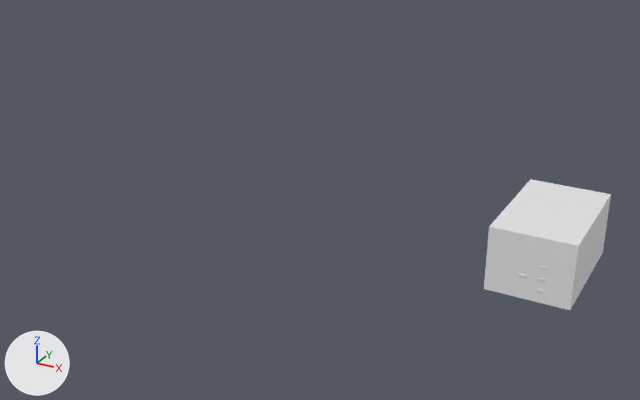
The FBX model Cooking Sim/Assets/Models/Kitchen/Koelcel.fbx: old version first, new version second.
Before and after are seen from a 50 mm camera at (24.1, -23.0, 12.7) aimed at (10.4, 1.8, 0.3). Lighting does not change. The marker at lower left points along +X, +Y and +Z. The older version comes first. Where no turn or scale is listed for an object, it has been applied to the vertices.

Names of what the first picture shows: 'Floor.001', 'Floor.002'.
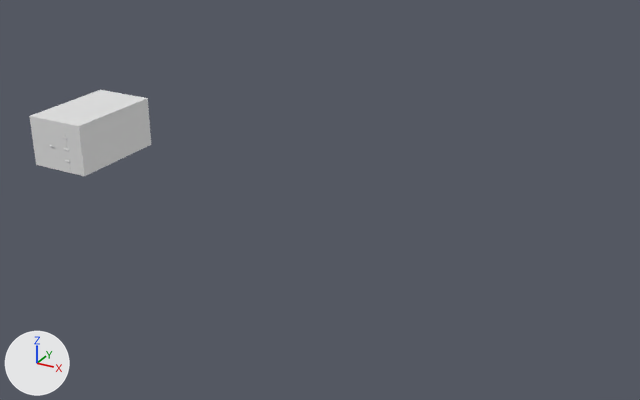
Commit message: koelcel aangepast

What differs and where, as boxes (x1, y1, x2, y2) in the pictures (640 x 400 px):
'Floor.002', deleted
    before: (484, 179, 611, 310)
'Koelcel', added
    after: (29, 90, 151, 176)
'Floor.001', moved, rescaled
    before: (513, 249, 546, 303)
    after: (44, 122, 70, 173)

The change, as a list of edits to the scene's bpy script:
```text
Add me_cube_026_1:
    me_cube_026_1.from_pydata(...)  # 24 vertices, 19 faces; spans x -1.25..1.25, y 0.01..4.0, z 0.0..2.0
Change ob_floor_001:
    ob_floor_001.location: (19.07, -0.99, 0.0) -> (0.53, 0.0, 0.0)
    ob_floor_001.scale: (0.01, 0.01, 0.01) -> (0.0127, 0.0127, 0.01)
Remove ob_floor_002:
    ob_floor_002 = bpy.data.objects.new('Floor.002', me_cube_026)
    ob_floor_002.location = (18.64, -1.0, 0.0)
Add ob_koelcel:
    ob_koelcel = bpy.data.objects.new('Koelcel', me_cube_026_1)
    ob_koelcel.location = (0.0, 0.0, 0.0)
```
